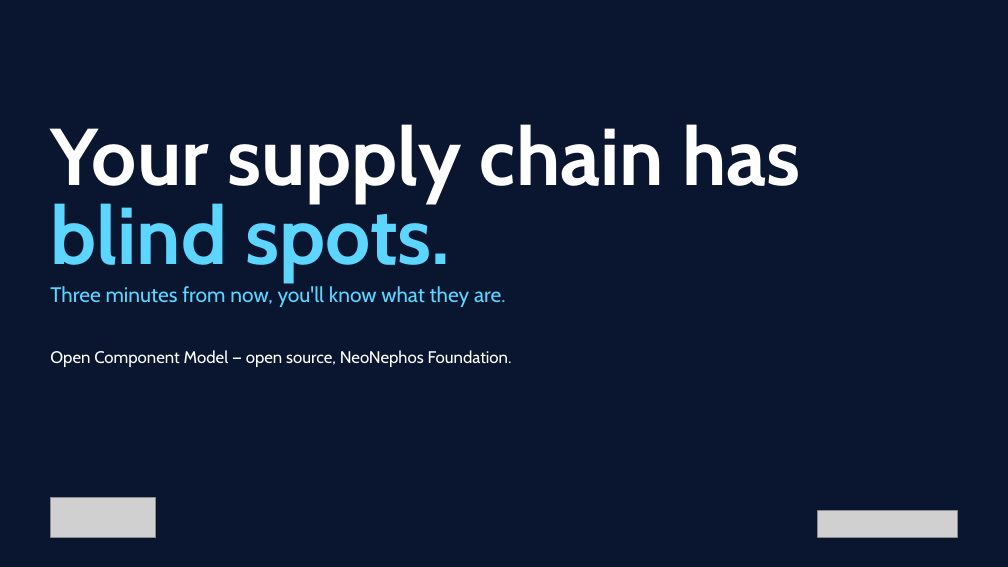
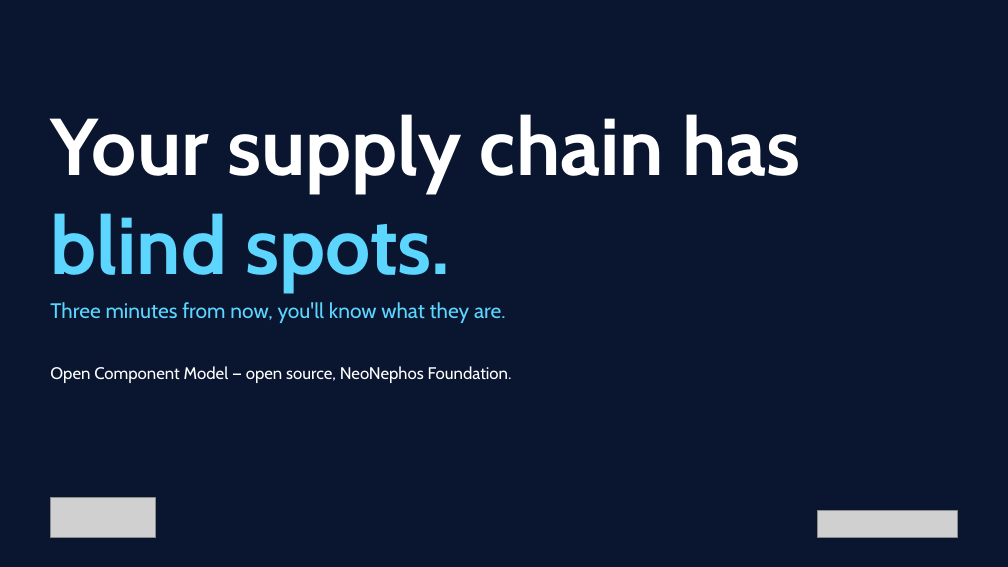
Before and after one commit to morri-son/open-component-model, a slide deck: slide 1 of docs/community/marketing/decks/exec-phase1/OCM-Sovereign-Delivery-Exec.pptx. Drawn at 1008x567 pixels with LibreOffice and Linux fonts; fonts in the diff are those of the drawing; grey boxes stand for pictures; background and template pictures are left out. Boxes give left, top, right and bottom in pixels: in the first picture for what was removed or moved away, otherwise in the second. Text is boxed around its words. In the diff, an @@ line names an element or a change of style, - is before the commit and + after.

```diff
--- a/docs/community/marketing/decks/exec-phase1/OCM-Sovereign-Delivery-Exec.pptx
+++ b/docs/community/marketing/decks/exec-phase1/OCM-Sovereign-Delivery-Exec.pptx
@@ title "Your supply chain has": place and size @@
-title "Your supply chain has" at (50,124,800,203)
+title "Your supply chain has" at (50,114,800,192)
@@ text "blind spots." rewrapped from (50,196,450,282) to (50,213,450,292) @@
@@ text "Three minutes from now, you'll ...": place and size @@
-text "Three minutes from now, you'll ..." at (50,286,506,307)
+text "Three minutes from now, you'll ..." at (50,302,506,323)
@@ text "Open Component Model — open ...": place and size @@
-text "Open Component Model — open ..." at (50,350,512,367)
+text "Open Component Model — open ..." at (50,366,512,383)
```
Also in this commit, not shown: 2 other slides changed, 10 other files.
